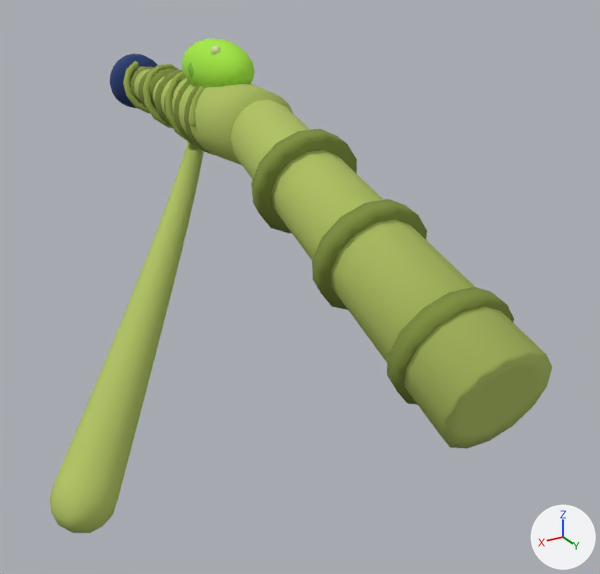
What one commit did to the glTF model Assets/Weapons/pseudomonas.glb.
Rendered twice from a camera (50 mm lens) standing at (0.555, 1.108, 0.292) and looking at (0.031, 0.235, -0.145). Every picture has the same lights, and +X, +Y and +Z are marked at lower right. The picture after the commit comes second.

In view in the first picture: 'w_pseudomonas.arm_l', 'w_pseudomonas.arm_r', 'w_pseudomonas.body', 'w_pseudomonas.sac'.
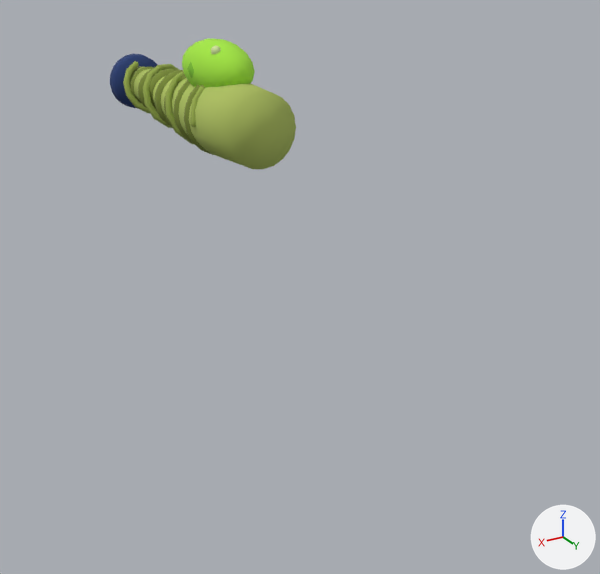
The edits, one by one:
Object 'w_pseudomonas.arm_l' (ob_w_pseudomonas_arm_l) is deleted.
Object 'w_pseudomonas.arm_r' (ob_w_pseudomonas_arm_r) is deleted.

Pixel boxes (x1, y1, x2, y2) of what changed, in the pictures (600 x 574 px):
'w_pseudomonas.arm_r', deleted (green)
    before: (230, 100, 552, 449)
'w_pseudomonas.arm_l', deleted (green)
    before: (50, 142, 204, 533)
